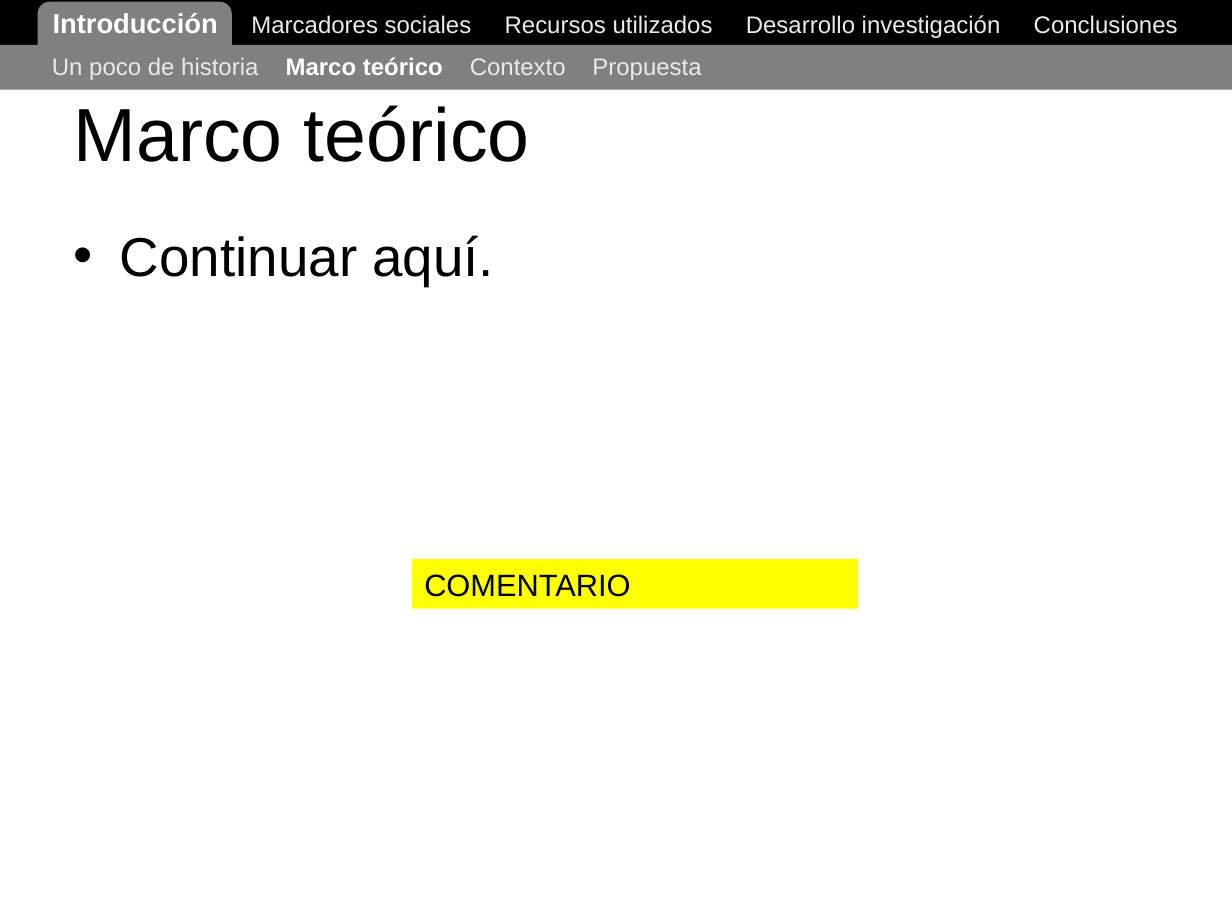
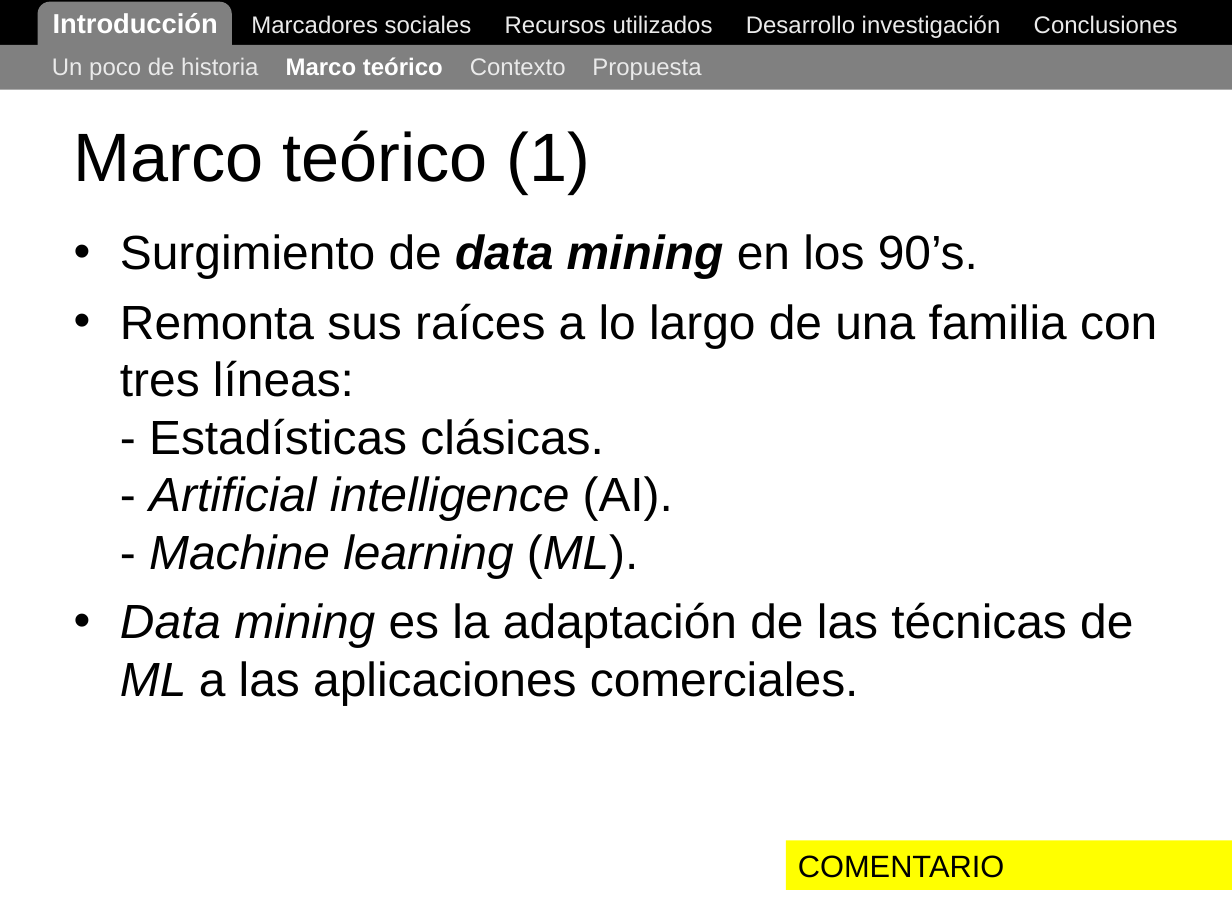
Before and after one commit to ak907kenai/nicotournetesis, a slide deck: slide 5 of docs_trunk/Nicolás Tourné - Presentación Tesis (v1).ppt. Drawn at 1232x924 pixels with LibreOffice and Linux fonts; fonts in the diff are those of the drawing. Boxes give left, top, right and bottom in pixels: in the first picture for what was removed or moved away, otherwise in the second. Text is boxed around its words. In the diff, an @@ line names an element or a change of style, - is before the commit and + after.

```diff
--- a/docs_trunk/Nicolás Tourné - Presentación Tesis (v1).ppt
+++ b/docs_trunk/Nicolás Tourné - Presentación Tesis (v1).ppt
@@ title at [74,130,591,194]: text changed; size 44 to 40 pt @@
-Marco teórico
+Marco teórico (1)
@@ text at [120,234,1157,705]: text changed; size 32 to 28 pt @@
-• Continuar aquí.
+• Surgimiento de data mining en los 90’s.
+• Remonta sus raíces a lo largo de una familia con tres líneas:
+  - Estadísticas clásicas.
+  - Artificial intelligence (AI).
+  - Machine learning (ML).
+• Data mining es la adaptación de las técnicas de ML a las aplicaciones comerciales.
@@ rectangle "COMENTARIO": place and size @@
-rectangle "COMENTARIO" at [413,559,859,609]
+rectangle "COMENTARIO" at [786,840,1232,890]
```
Also in this commit, not shown: 5 other slides changed, 17 slides added, 2 other files.
